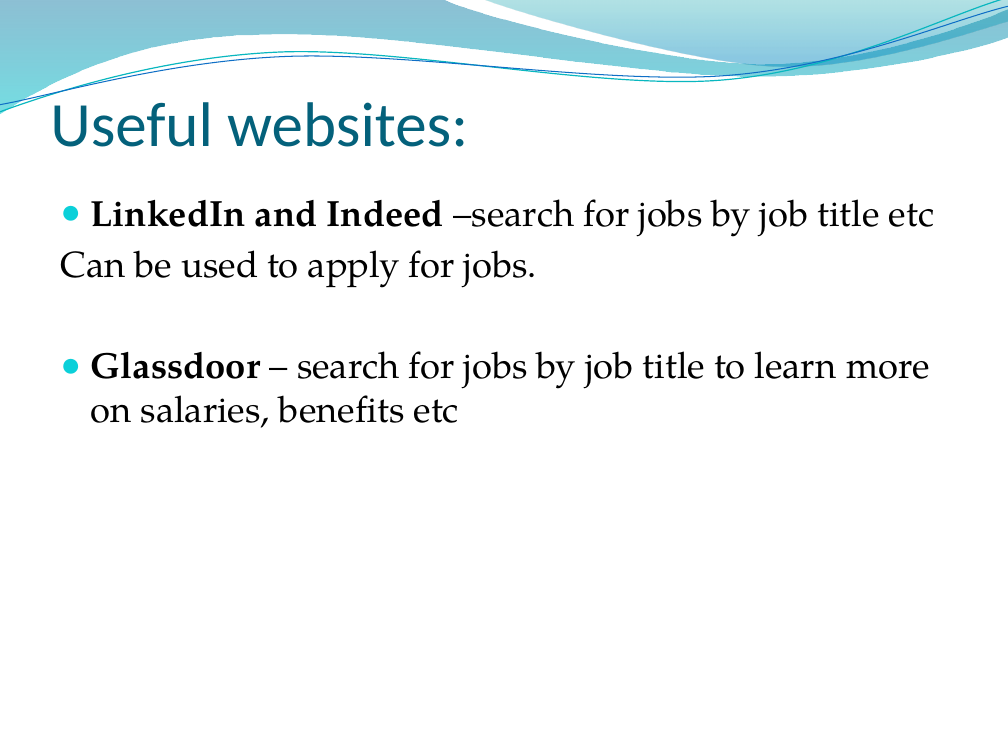
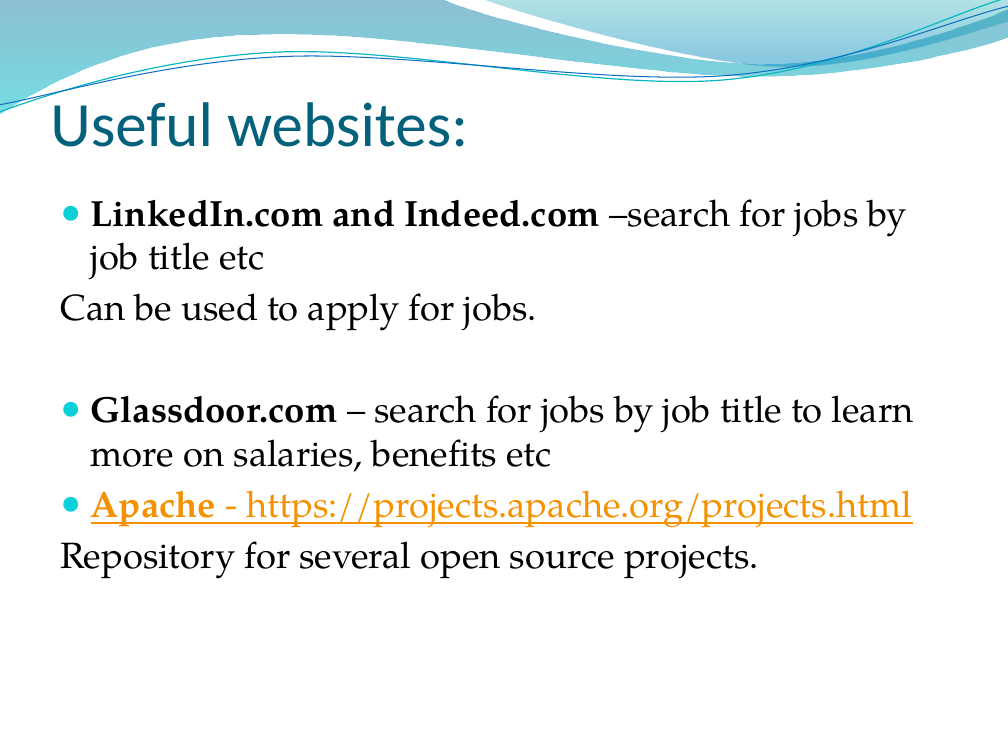
Before and after one commit to rkavitha/PresentationOnITIndustry, a slide deck: slide 13 of IT Industry.pptx. Drawn at 1008x756 pixels with LibreOffice and Linux fonts; fonts in the diff are those of the drawing; background and template pictures are left out. Boxes give left, top, right and bottom in pixels: in the first picture for what was removed or moved away, otherwise in the second. Text is boxed around its words. In the diff, an @@ line names an element or a change of style, - is before the commit and + after.

Commit message:
AddedApacheURL

```diff
--- a/IT Industry.pptx
+++ b/IT Industry.pptx
@@ text at (x1=91, y1=199, x2=907, y2=279): text changed @@
-● LinkedIn and Indeed –search for jobs by job title etc
+● LinkedIn.com and Indeed.com –search for jobs by job title etc
@@ text at (x1=60, y1=395, x2=914, y2=579): text changed @@
-● Glassdoor – search for jobs by job title to learn more on salaries, benefits etc
+● Glassdoor.com – search for jobs by job title to learn more on salaries, benefits etc
+● Apache - https://projects.apache.org/projects.html
+Repository for several open source projects.
```
